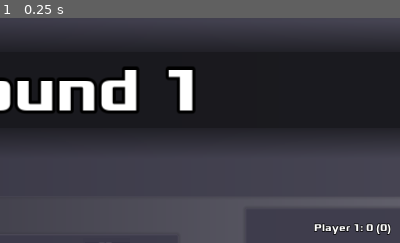
Above: before the commit, frame 1.
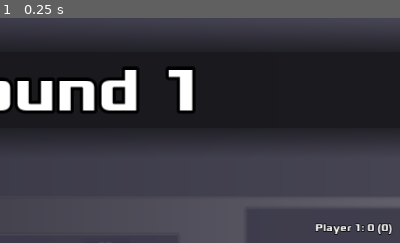
Above: after the commit, the same moment.

Repository: zacryol/spindle-of-serendipity
Game: Godot game, scene res://game/GamePanel.tscn
Two runs of this game, one before a commit and one after it. Both use one fixed random seed, a clock stepped at 60 frames per second and the inputs below. This scene is started directly instead of the project's main scene.
Inputs:
- Up to frame 1 (0.25 s): no input
The pictures show only the part of the screen within x 42-92%, y 34-84%; the shares and areas given below are measured in that part.

The runs differ from the first frame. In frame 1, 0.4% of the frame differs, in the area x 78-98%, y 91-97%.
Error in both runs: Division By Zero in operator '%'. (res://system/singletons/EntryManager.gd:103)

Commit message:
position and size are tweened on turn change

Diff:
--- a/godot/game/components/PlayersPanel.gd
+++ b/godot/game/components/PlayersPanel.gd
@@ -26,6 +26,14 @@
 signal init_solve
 
 const NUM_PLAYER := 3
+
+# position data for moving each player
+const MAIN_SIZE := Vector2(275 * 1.25, 50 * 1.25)
+const OTHER_SIZE := Vector2(275, 50)
+const MAIN_POSITION := Vector2(-345, -165)
+const POS_2 := Vector2(-275, -100)
+const POS_3 := Vector2(-275, -50)
+
 var current_player := 0
 var solve_reward := 150
 
@@ -48,7 +56,7 @@
 	p1.set_name(GlobalVars.p1_name)
 	p2.set_name(GlobalVars.p2_name)
 	p3.set_name(GlobalVars.p3_name)
-	current_player = randi() % NUM_PLAYER
+#	current_player = randi() % NUM_PLAYER
 
 	set_label()
 
@@ -92,15 +100,24 @@
 	p3.cache_score()
 
 
-func get_current_player():
+func get_current_player() -> Node:
 	return $PlayersArrange.get_child(0)
 #	return get_players_array()[current_player]
 
 
 func advance_player():
 #	current_player = wrapi(current_player + 1, 0, NUM_PLAYER)
-	$PlayersArrange.move_child(get_current_player(), 2)
+	$PlayersArrange.move_child(get_current_player(), NUM_PLAYER - 1)
 	set_label()
+
+	tween.remove_all()
+	tween.interpolate_property($PlayersArrange.get_child(0), "rect_size", $PlayersArrange.get_child(0).rect_size, MAIN_SIZE, 0.1)
+	tween.interpolate_property($PlayersArrange.get_child(1), "rect_size", $PlayersArrange.get_child(1).rect_size, OTHER_SIZE, 0.1)
+	tween.interpolate_property($PlayersArrange.get_child(2), "rect_size", $PlayersArrange.get_child(2).rect_size, OTHER_SIZE, 0.1)
+	tween.interpolate_property($PlayersArrange.get_child(0), "rect_position", $PlayersArrange.get_child(0).rect_position, MAIN_POSITION, 0.1)
+	tween.interpolate_property($PlayersArrange.get_child(1), "rect_position", $PlayersArrange.get_child(1).rect_position, POS_2, 0.1)
+	tween.interpolate_property($PlayersArrange.get_child(2), "rect_position", $PlayersArrange.get_child(2).rect_position, POS_3, 0.1)
+	tween.start()
 
 
 func set_label():
--- a/godot/game/components/PlayersPanel.tscn
+++ b/godot/game/components/PlayersPanel.tscn
@@ -64,9 +64,8 @@
 [node name="Player" parent="PlayersArrange" instance=ExtResource( 1 )]
 anchor_left = 1.0
 anchor_top = 1.0
-margin_left = -345.517
+margin_left = -345.0
 margin_top = -166.783
-margin_right = -1.76721
 margin_bottom = -104.283
 size_flags_vertical = 3
 
